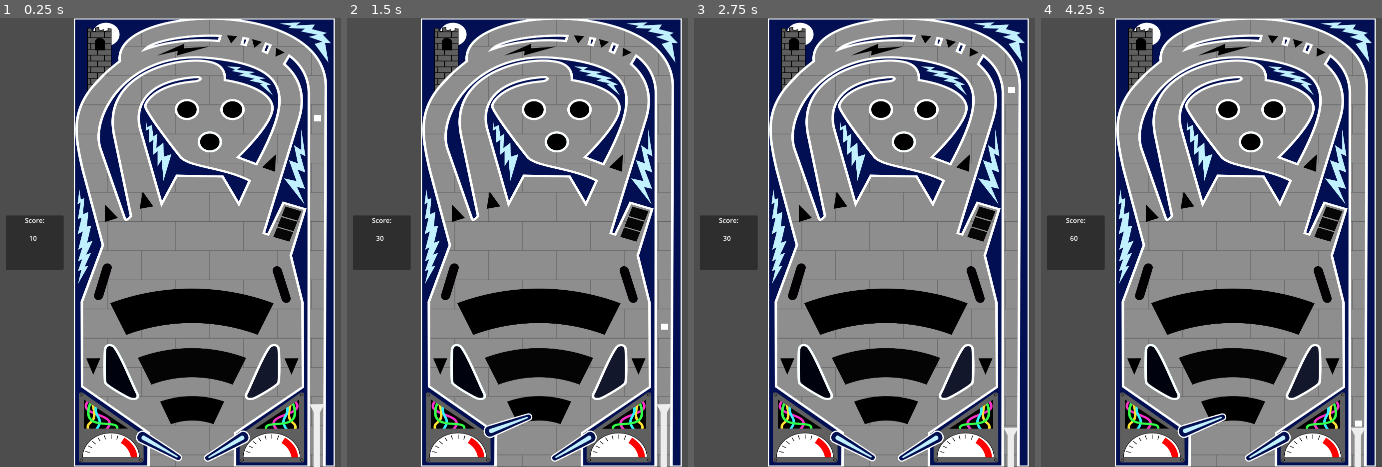
Above: before the commit, frames 1-4 (left to right).
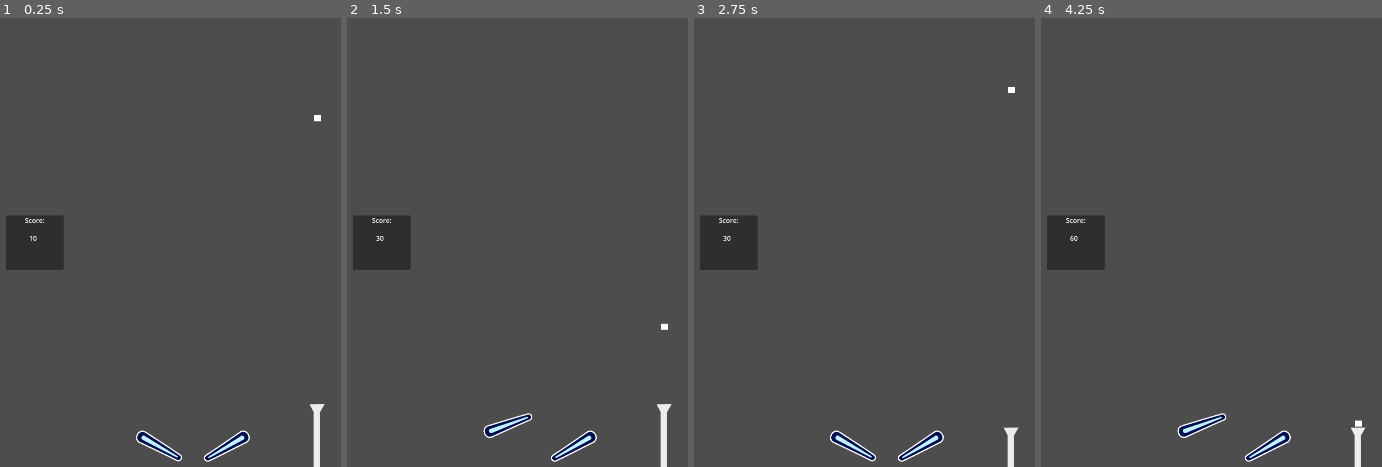
Above: after the commit, the same moments.

Repository: Rick2482/ExtremePinball
Game: Godot game, scene res://scenes/pinball.tscn
Two runs of this game, one before a commit and one after it. Both use one fixed random seed, a clock stepped at 60 frames per second and the inputs below.
Inputs:
- Up to frame 1 (0.25 s): no input
- Up to frame 2 (1.5 s): tap Enter at 0.5 s; hold Space (Shoot) 0.53-1.28 s; hold D (left-astens) from 1.28 s (still down); tap Space (Shoot) at 1.35 s
- Up to frame 3 (2.75 s): release D (left-astens) at 2.03 s; hold Space (Shoot) from 2.03 s (still down)
- Up to frame 4 (4.25 s): release Space (Shoot) at 2.78 s; tap Space (Shoot) at 2.85 s; hold D (left-astens) from 3.53 s (still down); hold Space (Shoot) from 3.53 s (still down)

The runs differ from the first frame. In frame 1, 73% of the frame differs, in the area x 21-99%, y 0-100%; in frame 2, 73%; in frame 3, 73%; in frame 4, 73%.

Commit message:
Added Exit

Diff:
--- a/scenes/ball.gd
+++ b/scenes/ball.gd
@@ -5,4 +5,4 @@
 func _integrate_forces(state):
 	var velocity = state.get_linear_velocity()
 	if velocity.length() > CLAMP_VELOCITY:
-		state.set_linear_velocity(velocity.clamped(CLAMP_VELOCITY))
+		state.set_linear_velocity(Vector2(clampf(velocity.x, 0.0, 4500.0), clampf(velocity.y, 0.0, 4500.0)))
--- a/scenes/pinball.gd
+++ b/scenes/pinball.gd
@@ -6,5 +6,11 @@
 func _ready():
 	run_stats.score += 10
 
+func new_ball():
+	pass
+
 func _on_ball_body_entered(body):
 	run_stats.score += 10
+
+func _on_exit_body_entered(body):
+	body.queue_free()
--- a/scenes/pinball.tscn
+++ b/scenes/pinball.tscn
@@ -8,6 +8,10 @@
 [ext_resource type="PackedScene" uid="uid://ra677ah8nqns" path="res://scenes/plunger.tscn" id="4_sjw0w"]
 [ext_resource type="PackedScene" uid="uid://dremcbjx3e430" path="res://scenes/kicker.tscn" id="5_lyfqn"]
 [ext_resource type="PackedScene" uid="uid://fxp4dtqfu4ww" path="res://scenes/score.tscn" id="6_bcwik"]
+
+[sub_resource type="SegmentShape2D" id="SegmentShape2D_fmy54"]
+a = Vector2(198, 2)
+b = Vector2(-10, 2)
 
 [node name="Pinball" type="Node2D"]
 script = ExtResource("1_v7hqd")
@@ -72,6 +76,13 @@
 position = Vector2(1116, 851)
 rotation = -2.7118
 
+[node name="Exit" type="Area2D" parent="."]
+position = Vector2(0, -7)
+
+[node name="CollisionShape2D" type="CollisionShape2D" parent="Exit"]
+position = Vector2(862, 1077)
+shape = SubResource("SegmentShape2D_fmy54")
+
 [node name="BaseUI" type="CanvasLayer" parent="."]
 
 [node name="Score" parent="BaseUI" instance=ExtResource("6_bcwik")]
@@ -85,3 +96,4 @@
 grow_vertical = 2
 
 [connection signal="body_entered" from="Ball" to="." method="_on_ball_body_entered"]
+[connection signal="body_entered" from="Exit" to="." method="_on_exit_body_entered"]
Not shown: 1 places in scenes/kicker.tscn that only renumber resources
Not shown: 1 places in scenes/pinball.tscn that only renumber resources
Not shown: 1 places in scenes/score.tscn that only renumber resources
